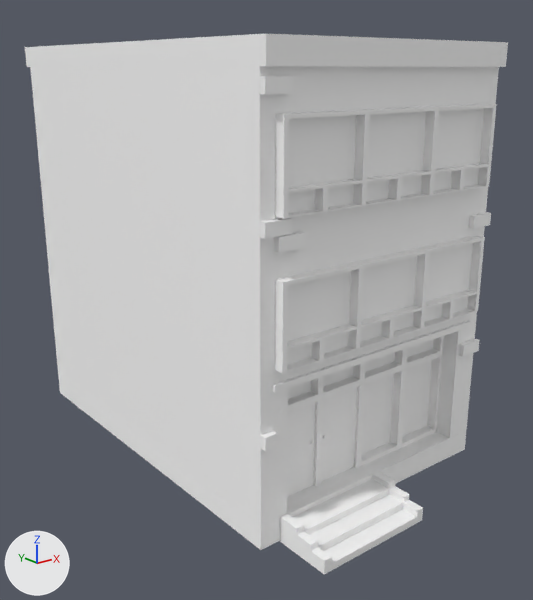
The FBX model Assets/Art/Static Meshes/City/Buildings/3F/SM_3F_L_02.fbx: old version first, new version second.
Camera for both pictures: a 50 mm camera at (-13.01, -16.3, 10.79) aimed at (-0.09, -0.16, 4.34). Arrows for +X, +Y and +Z are at lower left; the lights stay in place. The first picture is the older version. Where no turn or scale is listed for an object, it has been applied to the vertices.

The scene before the commit, as lines of its bpy script (objects in view):
```python
me_mesh_089 = bpy.data.meshes.new('Mesh.089')
me_mesh_089.from_pydata(...)  # 693 vertices, 465 faces; spans x -4.07..3.87, y -6.19..6.98, z -0.02..11.42
me_mesh_089.materials.append(mat_material__36_079)  # white #ffffff
ob_sm_3f_l_02 = bpy.data.objects.new('SM_3F_L_02', me_mesh_089)
ob_sm_3f_l_02.location = (0.0, 0.0, 0.0)
```
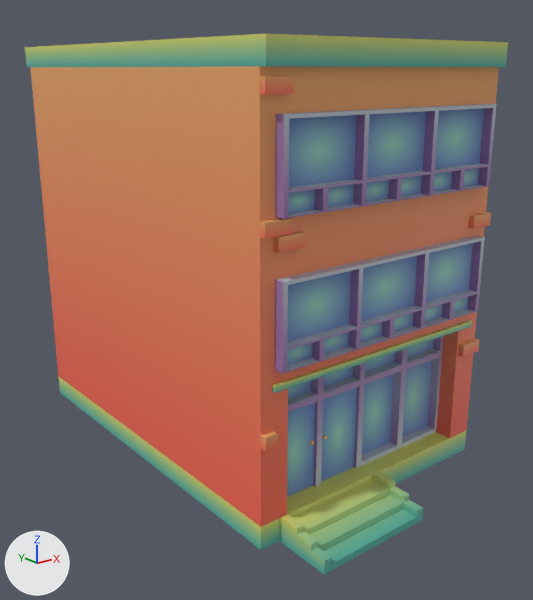
Where the newer file only moved an object's origin or applied its transform, the numbers keep the older frame.

Boxes (x1, y1, x2, y2) around the edits, measured in the pictures (533 x 600 px):
'SM_3F_L_02', recoloured (darker)
    both: (25, 34, 508, 574)

What the commit changed:
Picture 'T_Atlas_Buildings_BC.png' (img_t_atlas_buildings_bc_png) is new.
Material 'Material #36.076' (mat_material__36_076) is new.
Its texture is img_t_atlas_buildings_bc_png.
Its roughness is 0.553.
me_mesh_089 has 693 vertices, 465 faces and spans x -4.07..3.87, y -6.19..6.98, z -0.02..11.42.
me_mesh_089 no longer uses material mat_material__36_079 (white #ffffff).
me_mesh_089 gains material mat_material__36_076 (picture img_t_atlas_buildings_bc_png).
